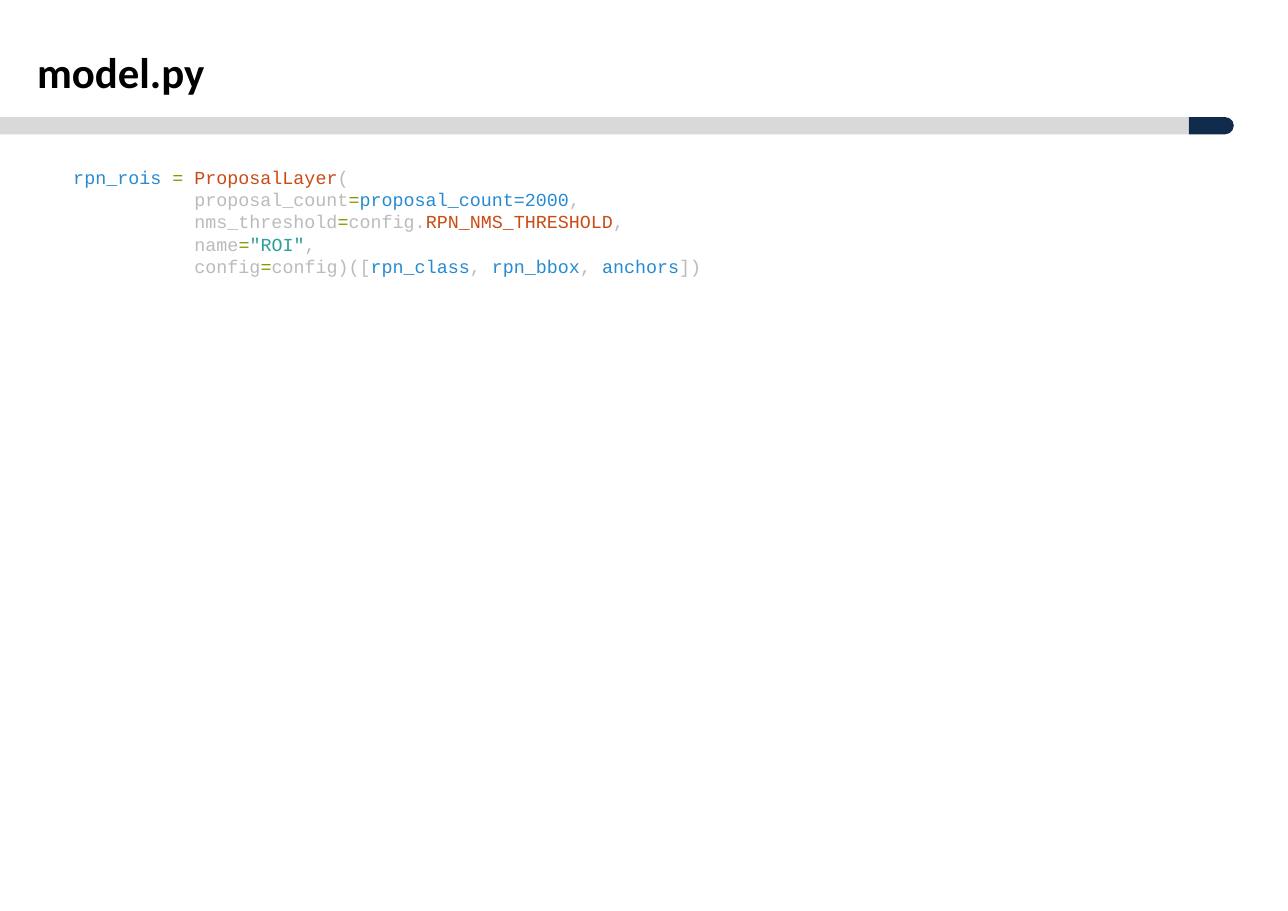
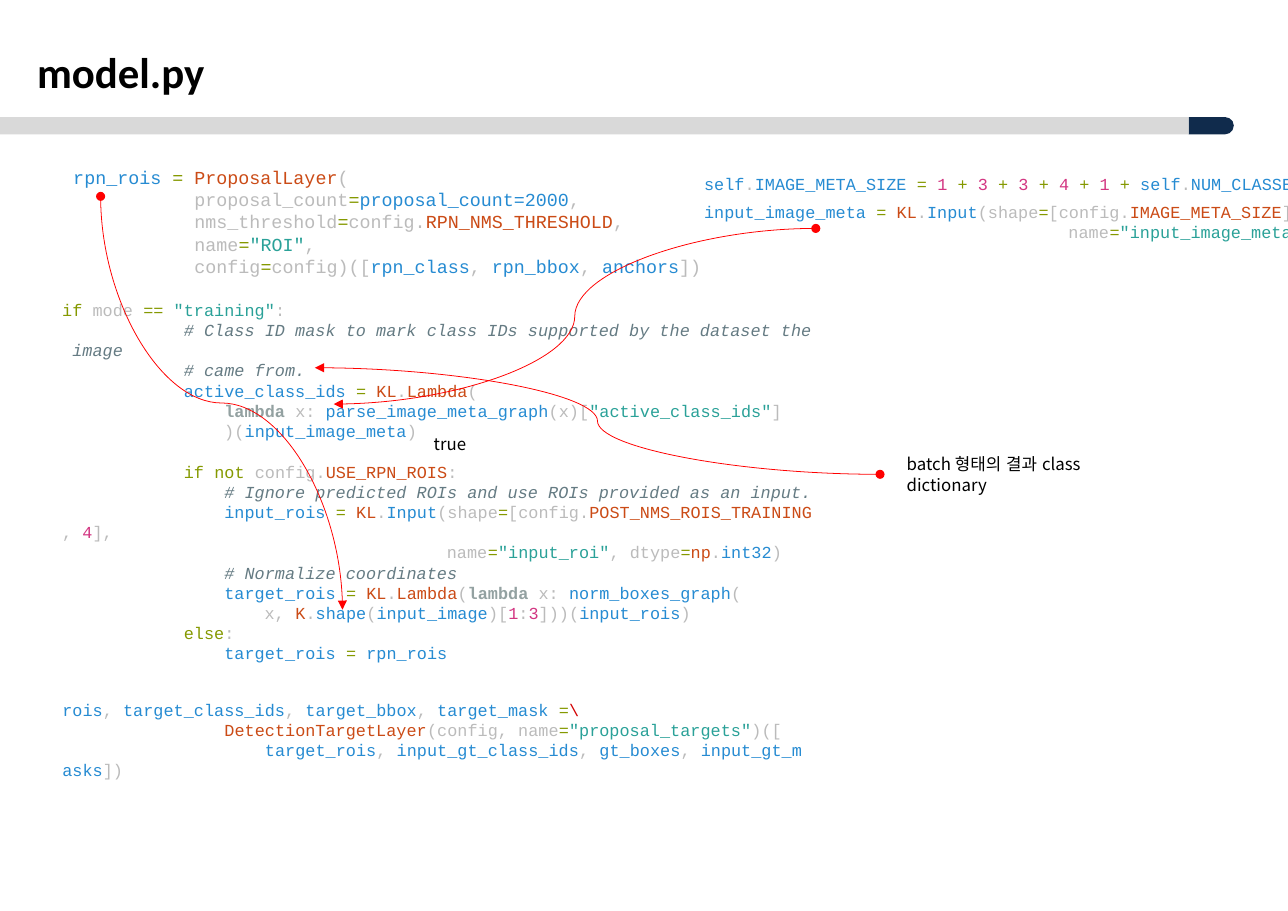
Before and after one commit to ksyoon70/Mask-RCNN-TF2, a slide deck: slide 7 of Masked-RCNN_분석_V1.0.pptx. Drawn at 1288x911 pixels with LibreOffice and Linux fonts; fonts in the diff are those of the drawing; background and template pictures are left out. Boxes give left, top, right and bottom in pixels: in the first picture for what was removed or moved away, otherwise in the second. Text is boxed around its words. In the diff, an @@ line names an element or a change of style, - is before the commit and + after.

```diff
--- a/Masked-RCNN_분석_V1.0.pptx
+++ b/Masked-RCNN_분석_V1.0.pptx
@@ text added at (704, 177, 1288, 192), 11 pt, text #268BD2 @@
+self.IMAGE_META_SIZE = 1 + 3 + 3 + 4 + 1 + self.NUM_CLASSES
@@ curved double arrow added from (100, 196) to (343, 609), #FF0000 0.5 pt @@
@@ text added at (704, 206, 1288, 242), 11 pt, text #BBBBBB @@
+input_image_meta = KL.Input(shape=[config.IMAGE_META_SIZE],
+name="input_image_meta")
@@ curved double arrow added from (816, 228) to (334, 404), #FF0000 0.5 pt @@
@@ text added at (62, 303, 812, 639), 11 pt, text #268BD2 @@
+if mode == "training":
+# Class ID mask to mark class IDs supported by the dataset the image
+# came from.
+active_class_ids = KL.Lambda(
+lambda x: parse_image_meta_graph(x)["active_class_ids"]
+)(input_image_meta)
+if not config.USE_RPN_ROIS:
+# Ignore predicted ROIs and use ROIs provided as an input.
+input_rois = KL.Input(shape=[config.POST_NMS_ROIS_TRAINING, 4],
+name="input_roi", dtype=np.int32)
+# Normalize coordinates
+target_rois = KL.Lambda(lambda x: norm_boxes_graph(
+x, K.shape(input_image)[1:3]))(input_rois)
+else:
+target_rois = rpn_rois
@@ curved double arrow added from (880, 474) to (315, 368), #FF0000 0.5 pt @@
@@ text added at (434, 438, 466, 451), 11 pt, text #000000 @@
+true
@@ text added at (907, 456, 1081, 495), 11 pt, text #000000 @@
+batch 형태의 결과 class dictionary
@@ text added at (62, 703, 802, 760), 11 pt, text #268BD2 @@
+rois, target_class_ids, target_bbox, target_mask =\
+DetectionTargetLayer(config, name="proposal_targets")([
+target_rois, input_gt_class_ids, gt_boxes, input_gt_masks])
```
Also in this commit, not shown: 6 slides added.
